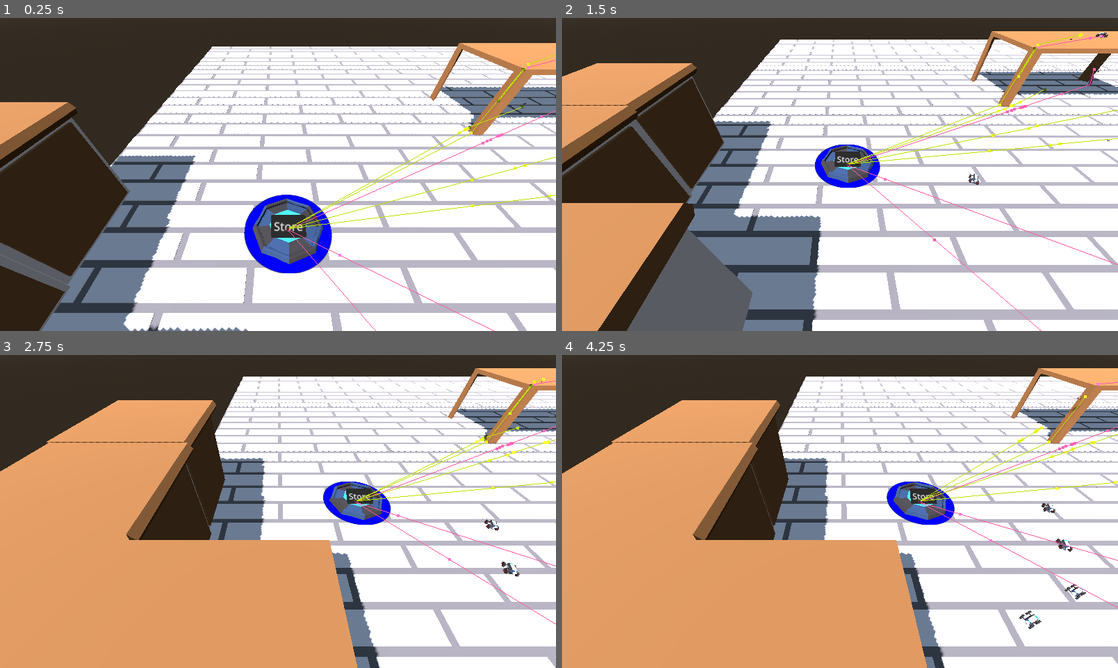
Above: before the commit, frames 1-4 (two rows, left to right).
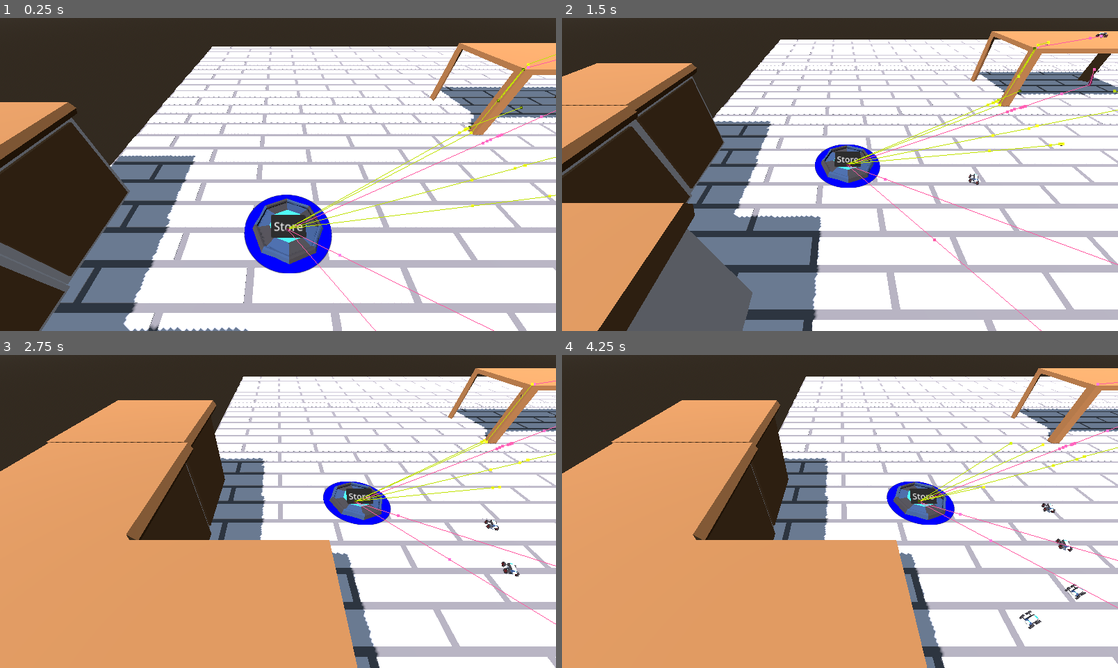
Above: after the commit, the same moments.

Repository: Degenerate-Games/psgamejam16
Game: Godot game, scene res://scenes/room.tscn
Two runs of this game, one before a commit and one after it. Both use one fixed random seed, a clock stepped at 60 frames per second and the inputs below.
Inputs (mouse positions are in pixels of both pictures, inside the frame that each line leads up to):
- Up to frame 1 (0.25 s): no input
- Up to frame 2 (1.5 s): tap Enter at 0.5 s; move the mouse to (962, 158) at 0.52 s; hold S (camera_backward) 0.53-1.25 s; click (962, 158) at 0.67 s; drag from (728, 190) to (812, 237) at 1.27 s
- Up to frame 3 (2.75 s): move the mouse to (333, 442) at 2.02 s; hold A (camera_left) from 2.03 s (still down); click (333, 442) at 2.17 s
- Up to frame 4 (4.25 s): release A (camera_left) at 2.75 s; drag from (812, 574) to (673, 464) at 2.77 s; move the mouse to (1006, 558) at 3.52 s; hold Right mouse button (camera_rotate) from 3.53 s (still down); click (1006, 558) at 3.67 s

The runs differ from the first frame. In frame 1, less than 0.1% of the frame differs, in the area x 91-95%, y 27-31%; in frame 2, 0.2%; in frame 3, 0.4%; in frame 4, 0.5%, in the area x 64-100%, y 12-48%.
Error before the commit: Invalid access to property or key 'global_transform' on a base object of type 'Nil'. (res://scripts/pestBug.gd:13)

Commit message:
Change pest to work with component system

Diff:
--- a/PestWars/scripts/pestBug.gd
+++ b/PestWars/scripts/pestBug.gd
@@ -1,43 +1,62 @@
 extends CharacterBody3D
 
-@export var MAX_SPEED = 10
 @export var GRAVITY = -9.8
 @export var TARGET_NODE: Node3D
+@export var speed_component: SpeedComponent
 
 @onready var navigation_agent: NavigationAgent3D = $NavigationAgent3D
 
-var speed_multiplier: float = 1.0
+var MODE: int
+
+var MODE_TRACKING = 0
+var MODE_FOLLOWING = 1
+var MODE_IDLE = 2
 
 # Called when the node enters the scene tree for the first time.
 func _ready():
-	navigation_agent.target_position = TARGET_NODE.global_transform.origin
-	pass # Replace with function body.
+	if TARGET_NODE == null:
+		MODE = MODE_FOLLOWING
+	else:
+		navigation_agent.target_position = TARGET_NODE.global_transform.origin
+		MODE = MODE_TRACKING
+
+
+func _process(_delta) -> void:
+	if MODE == MODE_FOLLOWING:
+		if TARGET_NODE != null and TARGET_NODE.is_inside_tree():
+			MODE = MODE_TRACKING
 
 
 # Called every frame. 'delta' is the elapsed time since the previous frame.
 func _physics_process(delta):
-	if NavigationServer3D.map_get_iteration_id(navigation_agent.get_navigation_map()) == 0:
-		return
-	var new_velocity = Vector3.ZERO
-	if !navigation_agent.is_navigation_finished():
-		if !navigation_agent.is_target_reachable():
-			navigation_agent.target_position = TARGET_NODE.global_transform.origin
-		var next_position = navigation_agent.get_next_path_position()
-		var direction = next_position - global_transform.origin
-		direction = direction.normalized()
-		new_velocity = direction * MAX_SPEED * speed_multiplier
-	if !is_on_floor():
-		new_velocity.y = GRAVITY
-	velocity = velocity.move_toward(new_velocity, 10 * delta)
-	if velocity.length() > 0:
-		var look_at_direction = velocity.normalized()
-		look_at(global_transform.origin + look_at_direction)
-	move_and_slide()
+	if MODE == MODE_TRACKING:
+		if NavigationServer3D.map_get_iteration_id(navigation_agent.get_navigation_map()) == 0:
+			return
+		var new_velocity = Vector3.ZERO
+		if !navigation_agent.is_navigation_finished():
+			if !navigation_agent.is_target_reachable():
+				navigation_agent.target_position = TARGET_NODE.global_transform.origin
+			var next_position = navigation_agent.get_next_path_position()
+			var direction = next_position - global_transform.origin
+			direction = direction.normalized()
+			new_velocity = direction * speed_component.get_max_speed()
+		if !is_on_floor():
+			new_velocity.y = GRAVITY
+		velocity = velocity.move_toward(new_velocity, 50 * delta)
+		if velocity.length() > 0:
+			var look_at_direction = velocity.normalized()
+			look_at(global_transform.origin + look_at_direction)
+		move_and_slide()
+	elif MODE == MODE_FOLLOWING:
+		TARGET_NODE = null
+		velocity = Vector3.ZERO
+		get_parent().progress_ratio += 0.001
 
 
 func _on_navigation_agent_3d_navigation_finished():
-	pass
+	if MODE != MODE_TRACKING:
+		return
 
-
-func set_speed_multiplier(multiplier: float) -> void:
-	speed_multiplier = multiplier
+	if TARGET_NODE.get_groups().find("enemy_base") != -1:
+		TARGET_NODE.call_deferred("add_path_follower", self)
+		MODE = MODE_FOLLOWING
